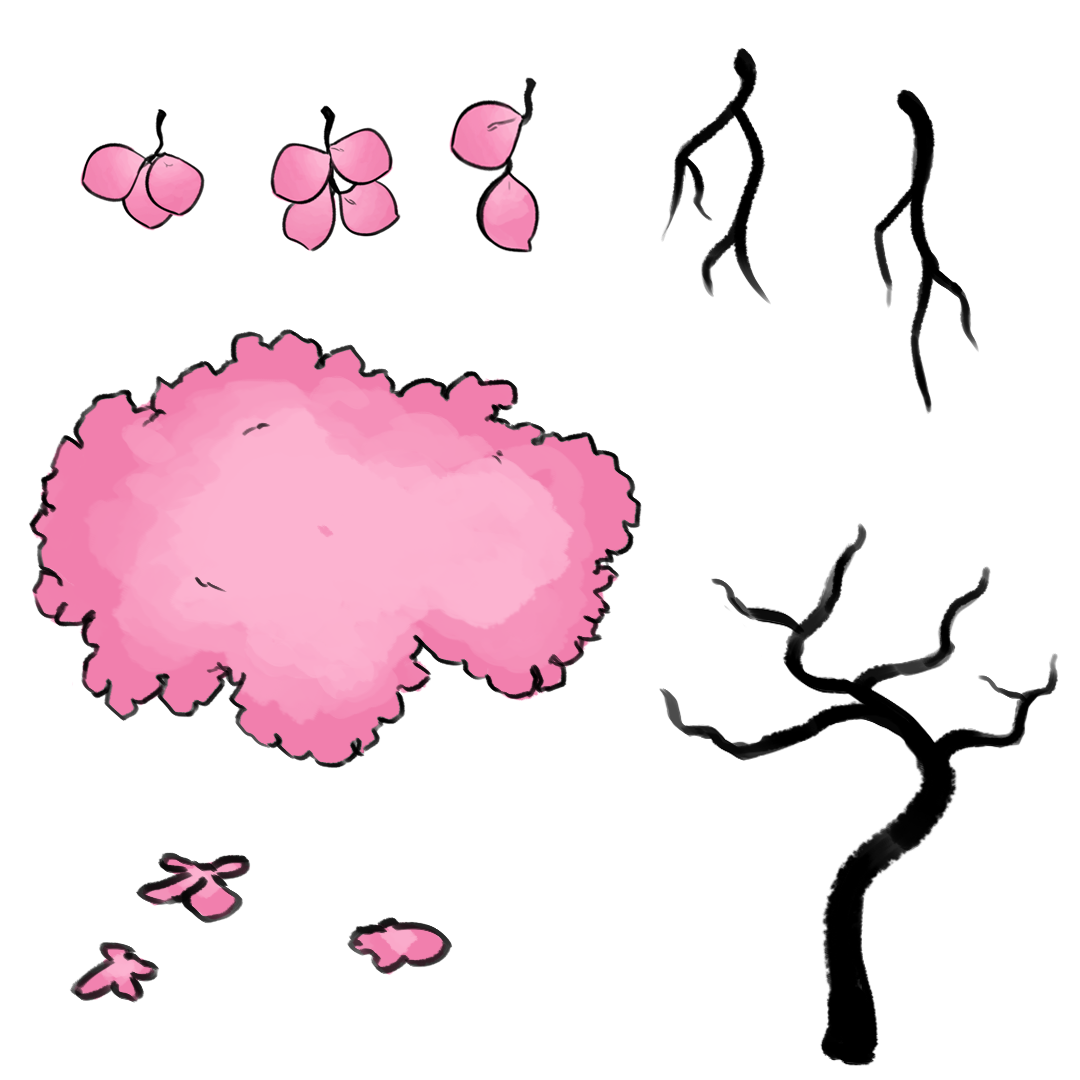
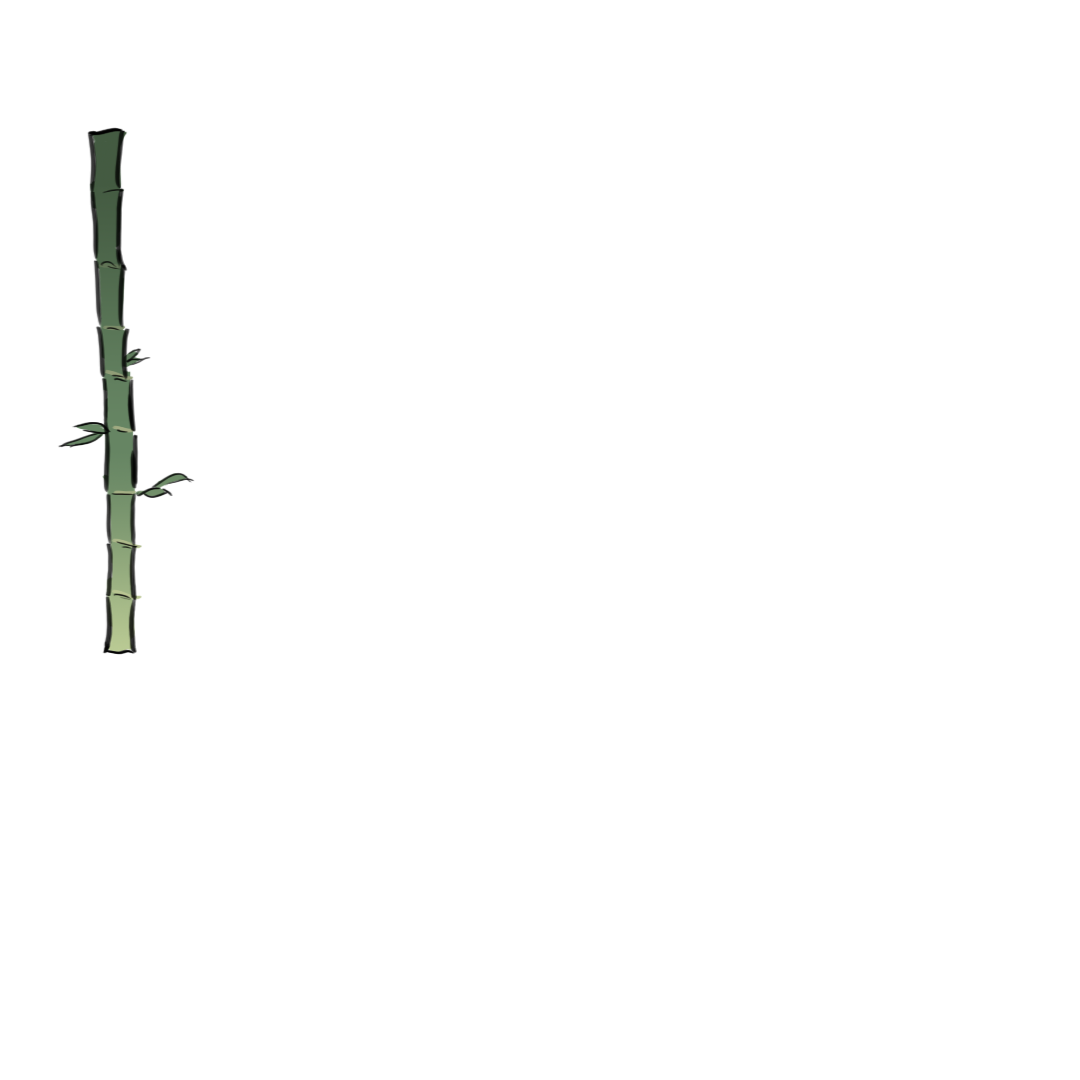
Two versions of the same layered image (1080 x 1080). Layer-by-layer changes:
added layer "Layer 5" above "Layer 6" over [57,127,195,655]
added layer "Layer 6" above "Layer 4" over [64,129,188,653]
hid "Layer 2" over [29,47,1059,1066]
